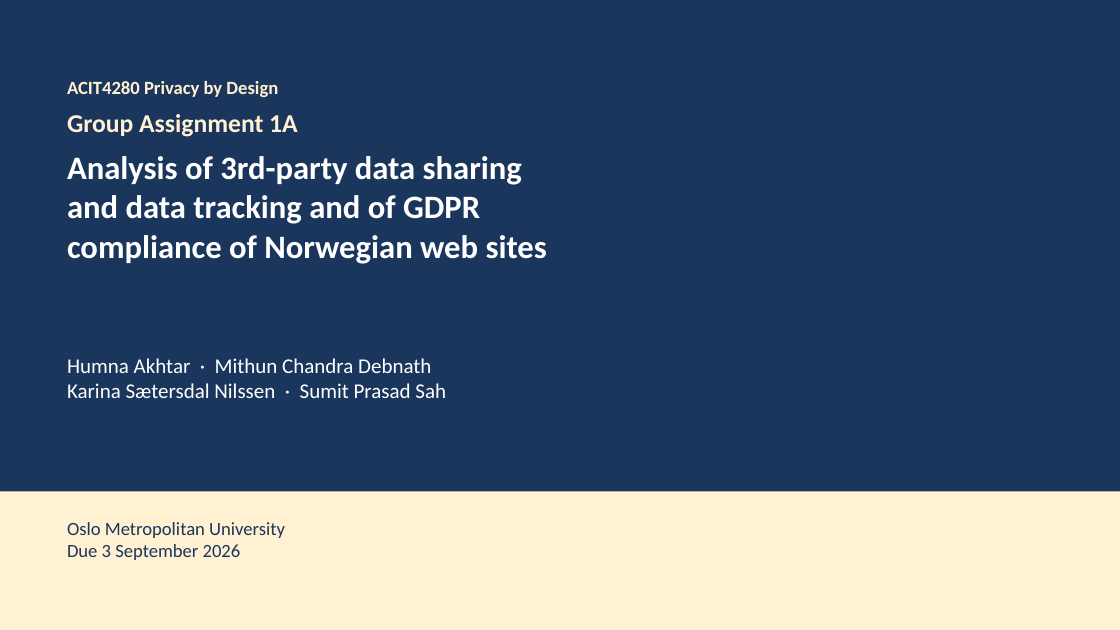
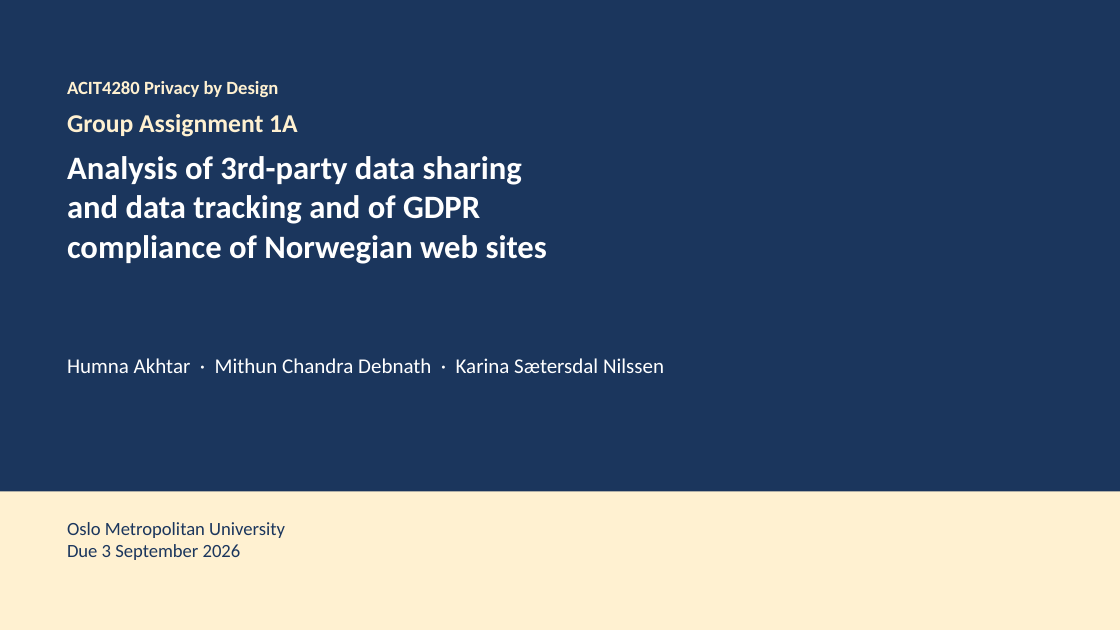
Before and after one commit to kasa031/Bacheloroppgave, a slide deck: slide 1 of ACIT4280_1A_presentation.pptx. Drawn at 1120x630 pixels with LibreOffice and Linux fonts; fonts in the diff are those of the drawing. Boxes give left, top, right and bottom in pixels: in the first picture for what was removed or moved away, otherwise in the second. Text is boxed around its words. In the diff, an @@ line names an element or a change of style, - is before the commit and + after.

```diff
--- a/ACIT4280_1A_presentation.pptx
+++ b/ACIT4280_1A_presentation.pptx
@@ text at [67, 358, 664, 373]: text changed @@
-Humna Akhtar · Mithun Chandra Debnath
-Karina Sætersdal Nilssen · Sumit Prasad Sah
+Humna Akhtar · Mithun Chandra Debnath · Karina Sætersdal Nilssen
```
Also in this commit, not shown: 8 other files.
